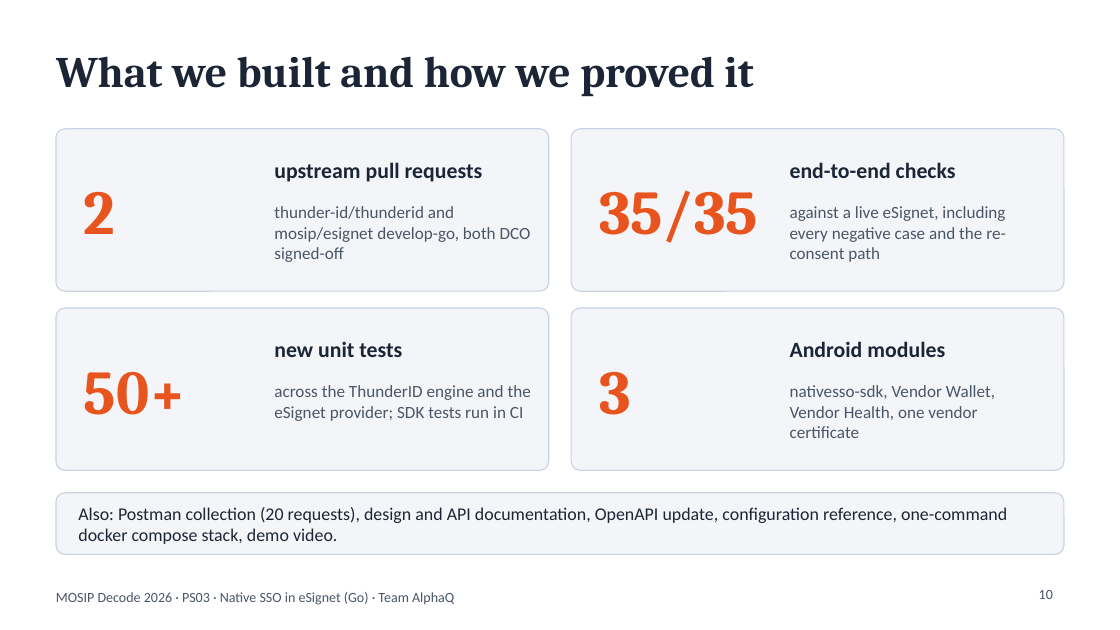
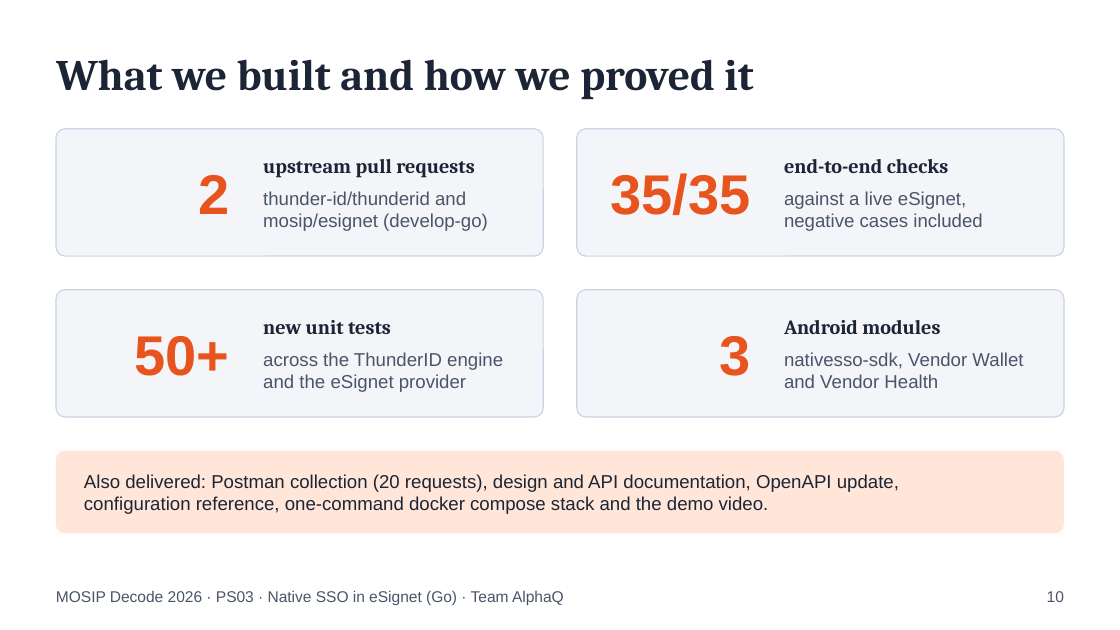
Before and after one commit to DevAnuragT/mosip-decode-2026-native-sso, a slide deck: slide 10 of docs/pitch-deck.pptx. Drawn at 1120x630 pixels with LibreOffice and Linux fonts; fonts in the diff are those of the drawing. Boxes give left, top, right and bottom in pixels: in the first picture for what was removed or moved away, otherwise in the second. Text is boxed around its words. In the diff, an @@ line names an element or a change of style, - is before the commit and + after.

Commit message:
Pitch deck rebuilt: measured text layout, Georgia/Arial, unique shape ids for Quick Look, labelled architecture, cropped screenshots

```diff
--- a/docs/pitch-deck.pptx
+++ b/docs/pitch-deck.pptx
@@ rounded rectangle: place and size @@
-rounded rectangle at [56,129,549,291]
+rounded rectangle at [56,129,543,256]
@@ text "2": place and size @@
-text "2" at [84,192,116,234]
+text "2" at [198,175,229,214]
@@ rounded rectangle: place and size @@
-rounded rectangle at [571,129,1064,291]
+rounded rectangle at [577,129,1064,256]
@@ text "35/35": place and size @@
-text "35/35" at [599,190,758,243]
+text "35/35" at [610,173,750,215]
@@ text "upstream pull requests": place and size @@
-text "upstream pull requests" at [274,162,483,182]
+text "upstream pull requests" at [263,159,474,178]
@@ text at [263,191,488,231]: text changed; size 11 to 12 pt; font Calibri to Arial @@
-thunder-id/thunderid and mosip/esignet develop-go, both DCO signed-off
+thunder-id/thunderid and
+mosip/esignet (develop-go)
@@ text at [784,191,982,231]: text changed; size 11 to 12 pt; font Calibri to Arial @@
-against a live eSignet, including every negative case and the re-consent path
+against a live eSignet,
+negative cases included
@@ rounded rectangle: place and size @@
-rounded rectangle at [56,308,549,470]
+rounded rectangle at [56,290,543,418]
@@ size 40 to 36 pt, font Cambria to Arial; alignment left to right in 4 elements at [610,173,750,215], [198,175,229,214], [719,336,750,376], [135,336,230,376] @@
@@ text "50+": place and size @@
-text "50+" at [84,372,186,415]
+text "50+" at [135,336,230,376]
@@ proportions changed in 4 elements at [56,129,543,256], [577,129,1064,256], [56,290,543,418], [577,290,1064,418] @@
@@ rounded rectangle: place and size @@
-rounded rectangle at [571,308,1064,470]
+rounded rectangle at [577,290,1064,418]
@@ text "3": place and size @@
-text "3" at [599,372,631,415]
+text "3" at [719,336,750,376]
@@ size 14 to 13 pt, font Calibri to Cambria in 4 elements at [784,159,948,173], [263,159,474,178], [784,320,940,334], [263,320,391,334] @@
@@ text "new unit tests": place and size @@
-text "new unit tests" at [274,341,402,357]
+text "new unit tests" at [263,320,391,334]
@@ text "Android modules": place and size @@
-text "Android modules" at [790,341,945,357]
+text "Android modules" at [784,320,940,334]
@@ text at [263,352,503,392]: text changed; size 11 to 12 pt; font Calibri to Arial @@
-across the ThunderID engine and the eSignet provider; SDK tests run in CI
+across the ThunderID engine
+and the eSignet provider
@@ text at [784,352,1023,388]: text changed; size 11 to 12 pt; font Calibri to Arial @@
-nativesso-sdk, Vendor Wallet, Vendor Health, one vendor certificate
+nativesso-sdk, Vendor Wallet
+and Vendor Health
@@ rounded rectangle: place and size @@
-rounded rectangle at [56,493,1064,554]
+rounded rectangle at [56,450,1064,533]
@@ rounded rectangle at [56,450,1064,533]: fill #F3F5F9 to #FFE6D9; outline #C9D3E3 0.75 pt to none; proportions changed @@
@@ text at [84,474,899,514]: text changed; size 11.5 to 12 pt; font Calibri to Arial @@
-Also: Postman collection (20 requests), design and API documentation, OpenAPI update, configuration reference, one-command docker compose stack, demo video.
+Also delivered: Postman collection (20 requests), design and API documentation, OpenAPI update,
+configuration reference, one-command docker compose stack and the demo video.
@@ text "MOSIP Decode 2026 · PS03 ..." at [56,590,564,605]: size 9 to 10 pt, font Calibri to Arial @@
@@ page number: place and size @@
-page number at [1039,590,1053,599]
+page number at [1047,591,1064,602]
@@ page number at [1047,591,1064,602]: size 9 to 10 pt, font Calibri to Arial; vertical alignment top to middle @@
```
Also in this commit, not shown: 12 other slides changed, 6 other files.
